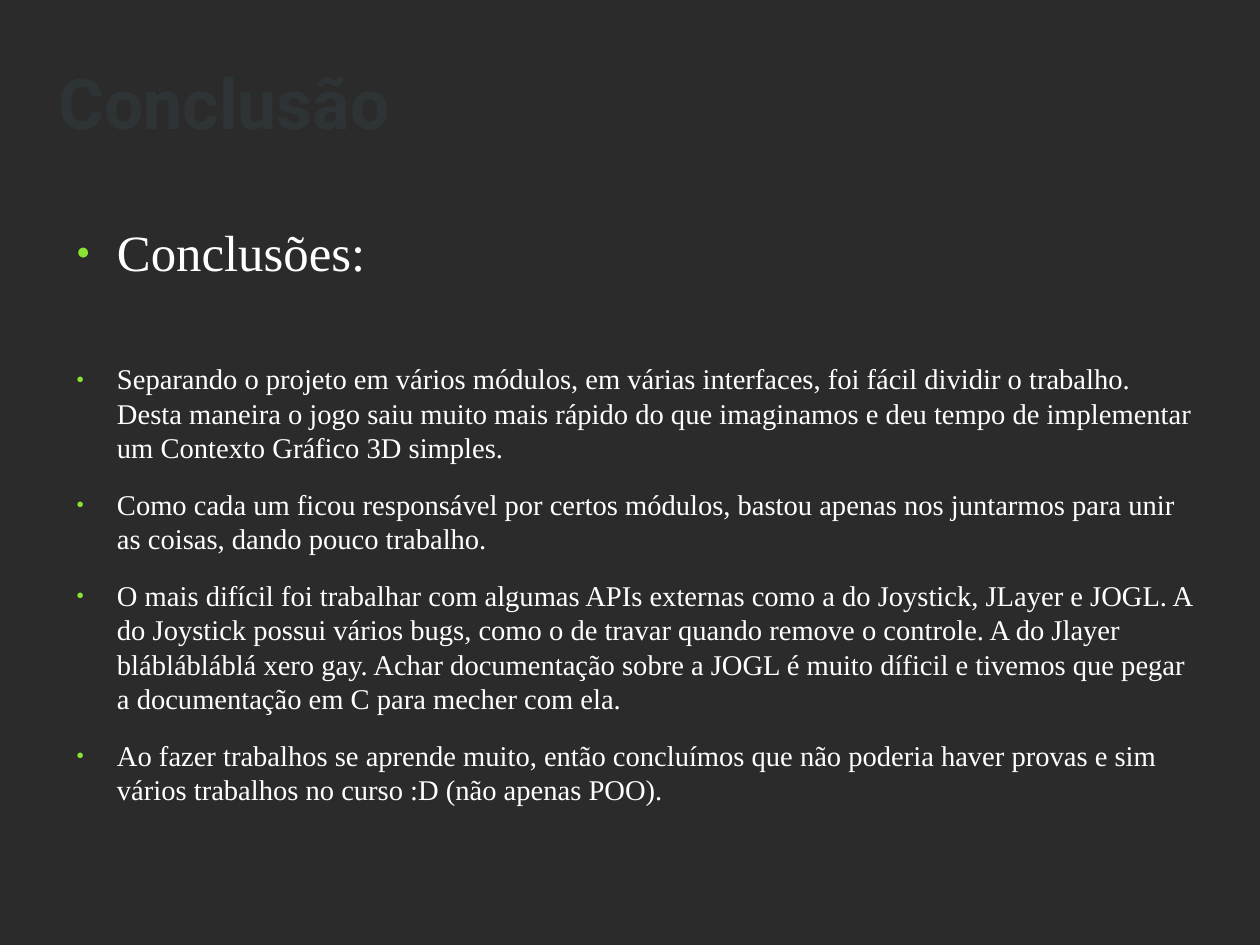
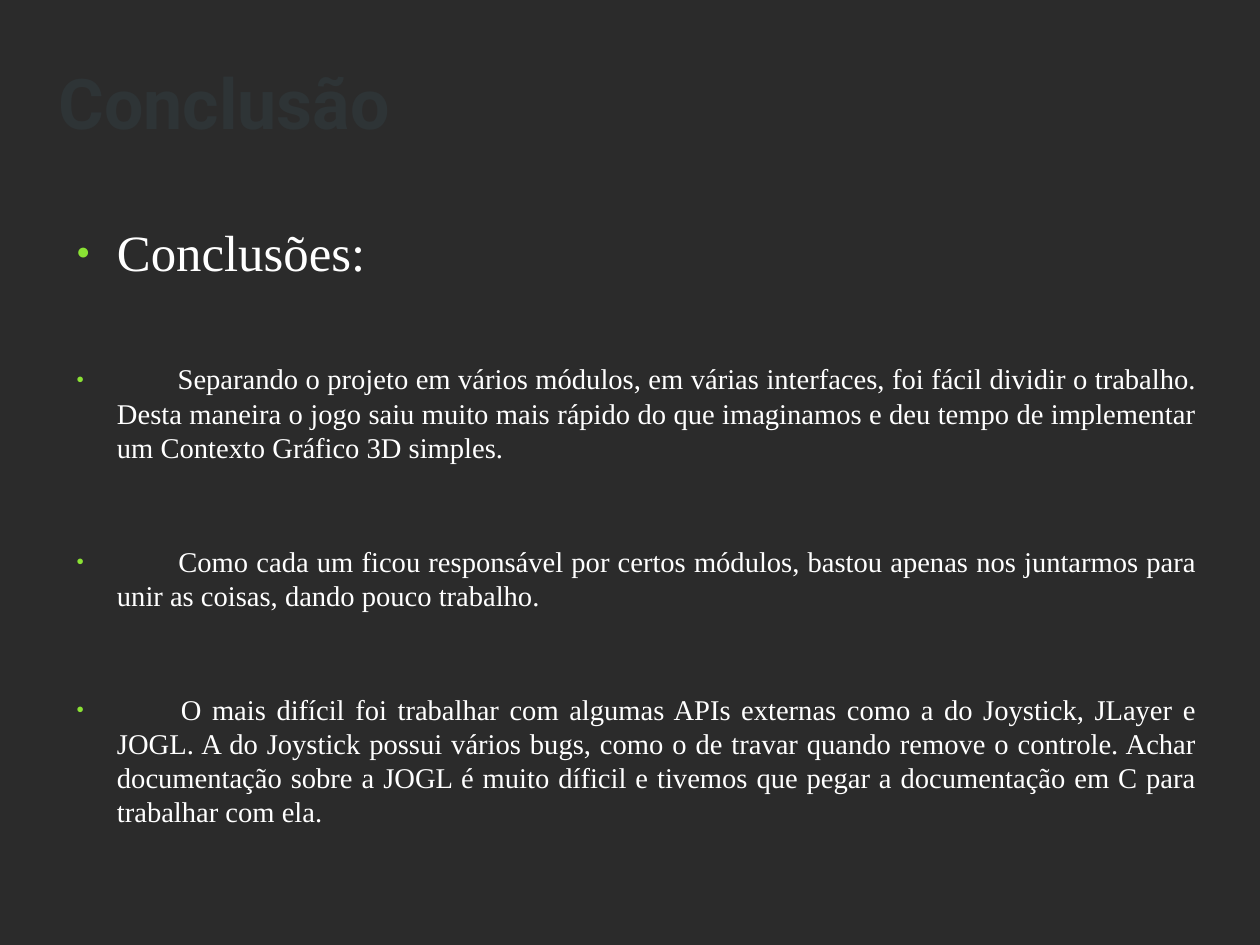
Before and after one commit to pedrovsra/Drumsmith, a slide deck: slide 11 of Apresentacao/Apresentacao.odp (slide 12 before the commit). Drawn at 1260x945 pixels with LibreOffice and Linux fonts; fonts in the diff are those of the drawing; background and template pictures are left out; a plain dark background stands for a picture behind light text. Boxes give left, top, right and bottom in pixels: in the first picture for what was removed or moved away, otherwise in the second. Text is boxed around its words. In the diff, an @@ line names an element or a change of style, - is before the commit and + after.

```diff
--- a/Apresentacao/Apresentacao.odp
+++ b/Apresentacao/Apresentacao.odp
@@ text at box(117, 369, 1196, 612): alignment left to justified @@
@@ text at box(117, 700, 1196, 823): text changed @@
-● O mais difícil foi trabalhar com algumas APIs externas como a do Joystick, JLayer e JOGL. A do Joystick possui vários bugs, como o de travar quando remove o controle. A do Jlayer bláblábláblá xero gay. Achar documentação sobre a JOGL é muito díficil e tivemos que pegar a documentação em C para mecher com ela.
-● Ao fazer trabalhos se aprende muito, então concluímos que não poderia haver provas e sim vários trabalhos no curso :D (não apenas POO).
+● O mais difícil foi trabalhar com algumas APIs externas como a do Joystick, JLayer e JOGL. A do Joystick possui vários bugs, como o de travar quando remove o controle. Achar documentação sobre a JOGL é muito díficil e tivemos que pegar a documentação em C para trabalhar com ela.
```
Also in this commit, not shown: 8 other slides changed, 1 slide removed, 10 other files.
